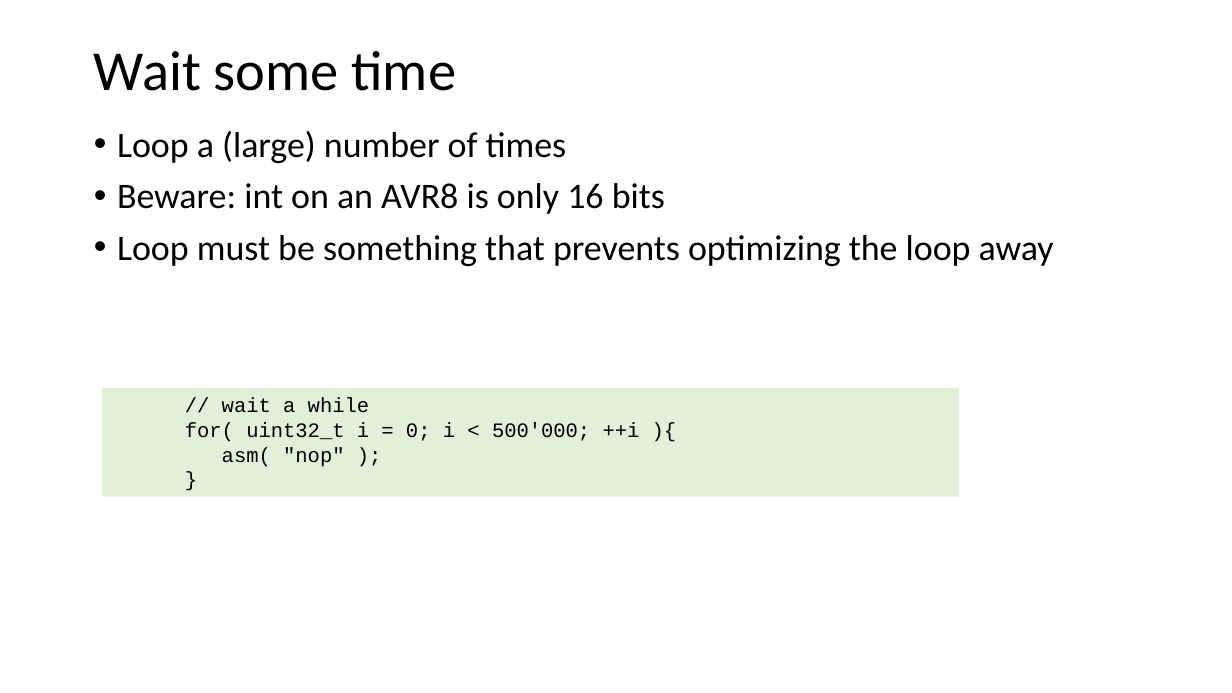
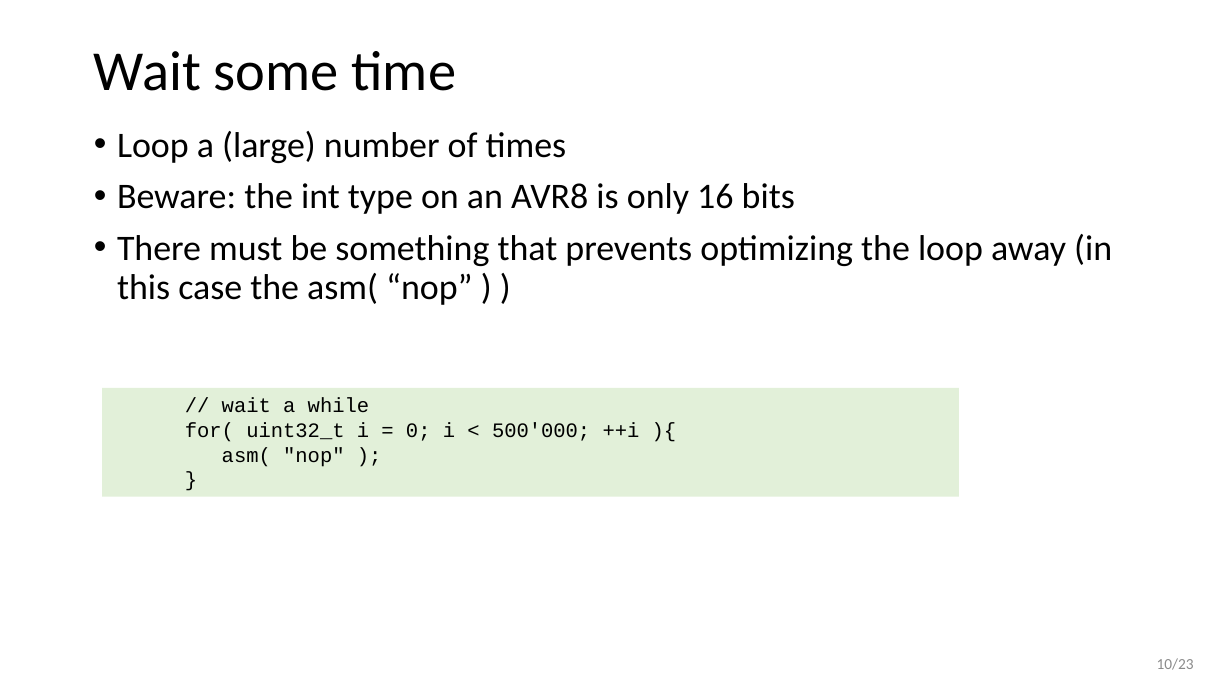
Before and after one commit to wovo/talk-gpio-abstractions, a slide deck: slide 10 of powerpoint/gpio-abstractions.pptx. Drawn at 1232x693 pixels with LibreOffice and Linux fonts; fonts in the diff are those of the drawing. Boxes give left, top, right and bottom in pixels: in the first picture for what was removed or moved away, otherwise in the second. Text is boxed around its words. In the diff, an @@ line names an element or a change of style, - is before the commit and + after.

```diff
--- a/powerpoint/gpio-abstractions.pptx
+++ b/powerpoint/gpio-abstractions.pptx
@@ text at box(117, 183, 1112, 305): text changed @@
-• Beware: int on an AVR8 is only 16 bits
-• Loop must be something that prevents optimizing the loop away
+• Beware: the int type on an AVR8 is only 16 bits
+• There must be something that prevents optimizing the loop away (in this case the asm( “nop” ) )
@@ page number added at box(1157, 658, 1194, 670), 12 pt, text #8C8C8C @@
+10/23
```
Also in this commit, not shown: 22 other slides changed, 2 other files.
